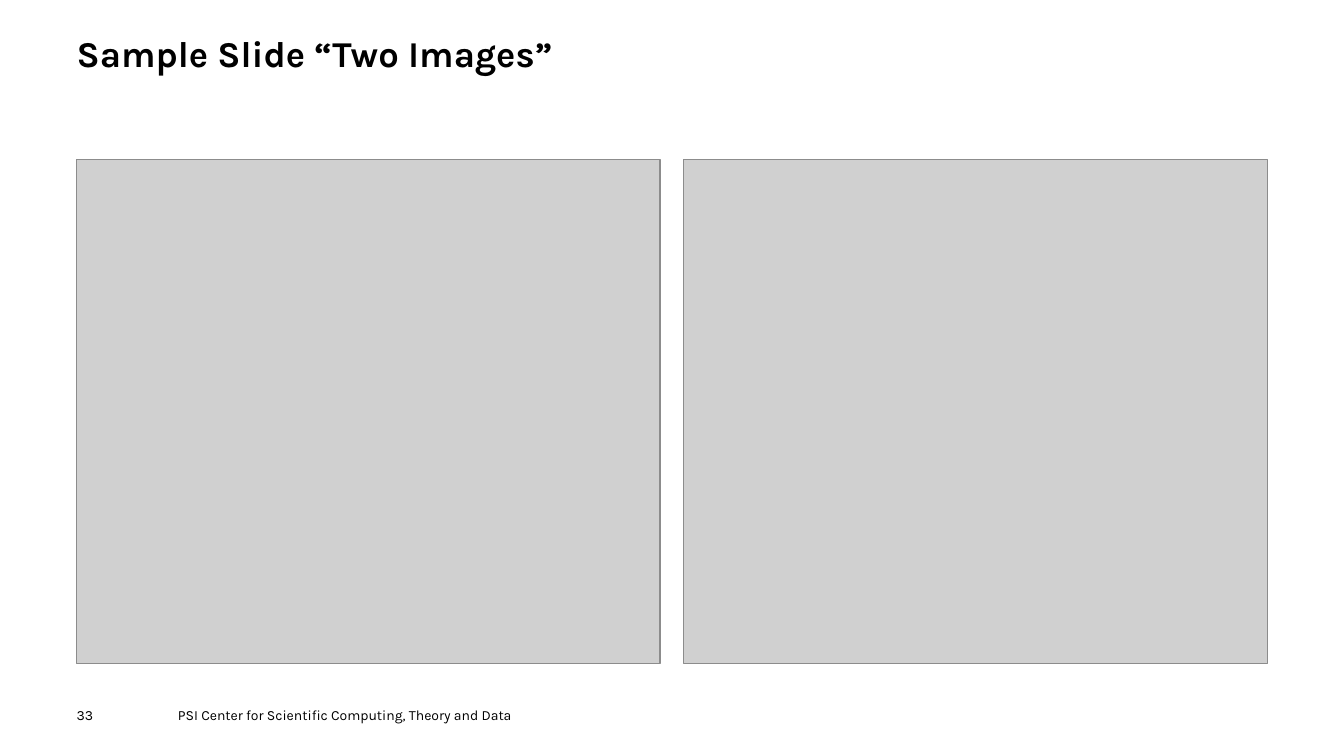
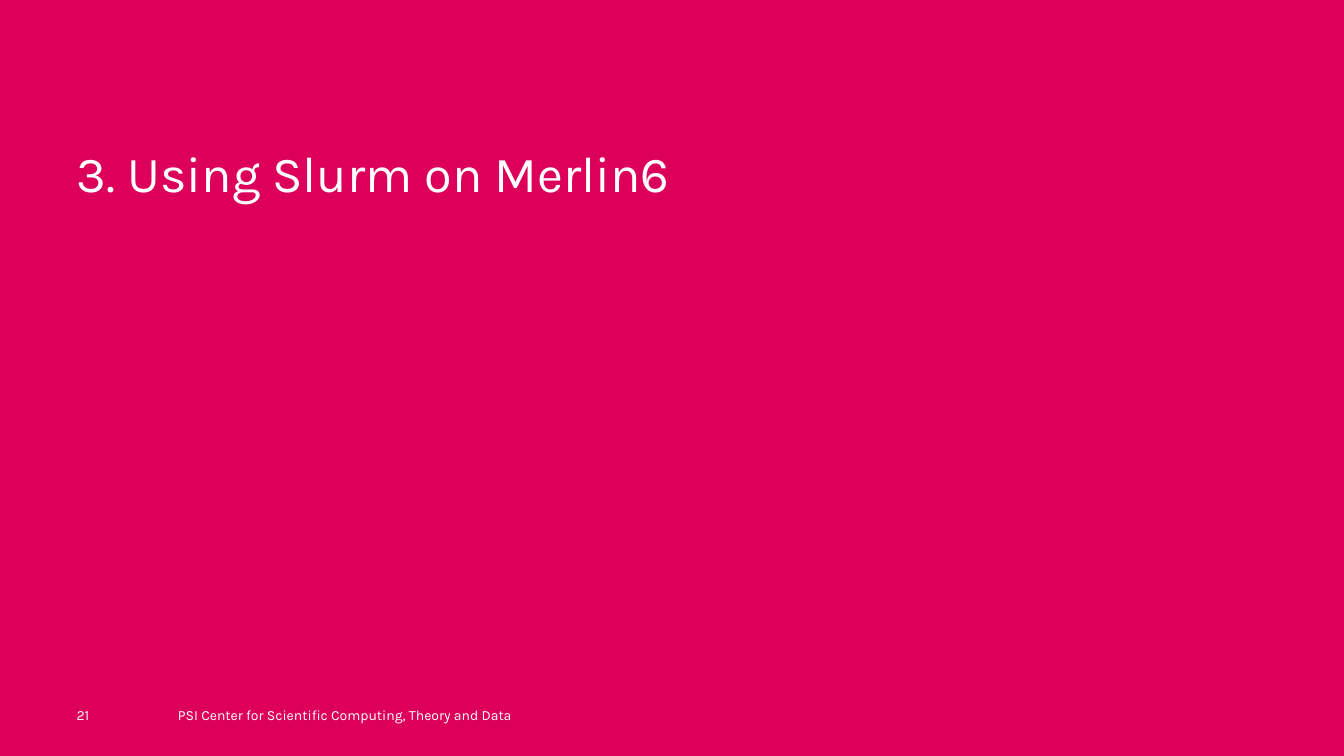
Before and after one commit to fhnw-hpcp/HS25, a slide deck: slide 21 of Slurm.odp (slide 33 before the commit). Drawn at 1344x756 pixels with LibreOffice and Linux fonts; fonts in the diff are those of the drawing; grey boxes stand for pictures; background and template pictures are left out. Boxes give left, top, right and bottom in pixels: in the first picture for what was removed or moved away, otherwise in the second. Text is boxed around its words. In the diff, an @@ line names an element or a change of style, - is before the commit and + after.

```diff
--- a/Slurm.odp
+++ b/Slurm.odp
@@ background #FFFFFF to #DC005A @@
@@ title removed at box(77, 41, 552, 76) @@
-Sample Slide “Two Images”
@@ picture removed at box(77, 160, 660, 664) @@
@@ text added at box(77, 157, 670, 205), 36 pt, text #FFFFFF @@
+3. Using Slurm on Merlin6
@@ picture removed at box(684, 160, 1267, 664) @@
@@ page number at box(77, 711, 90, 720): text changed; text colour #000000 to #FFFFFF @@
-33
+21
@@ text "PSI Center for Scientific Computing, ..." at box(178, 710, 512, 724): text colour #000000 to #FFFFFF @@
```
Also in this commit, not shown: 16 other slides changed, 4 slides added, 22 slides removed.
